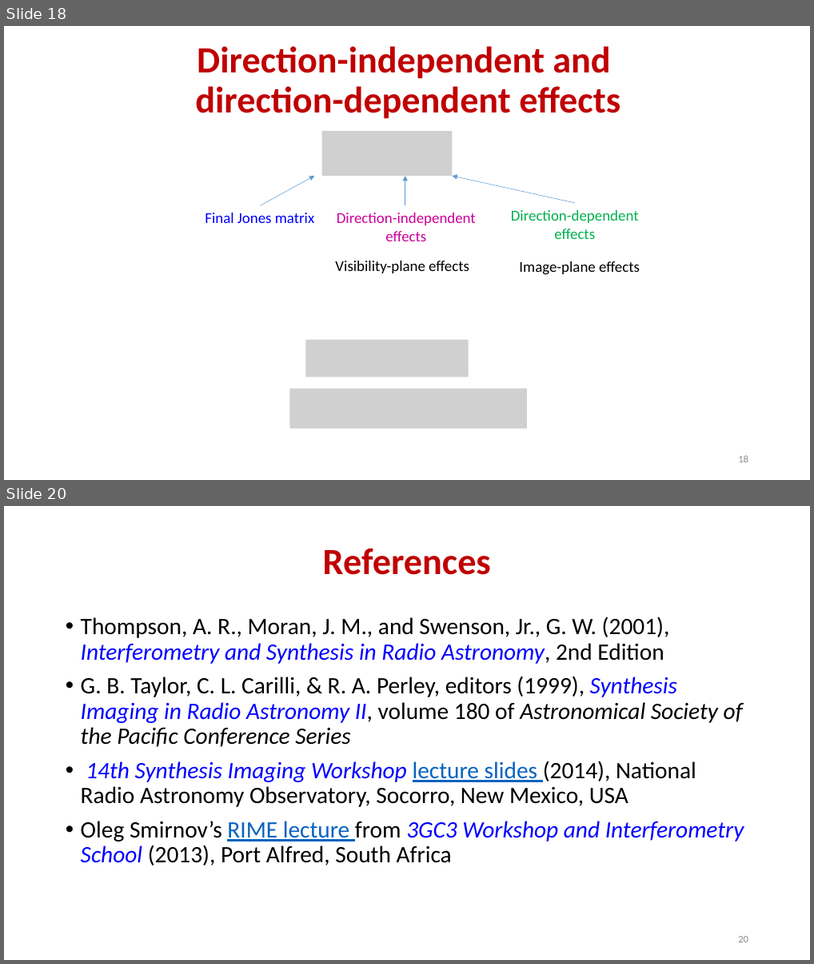
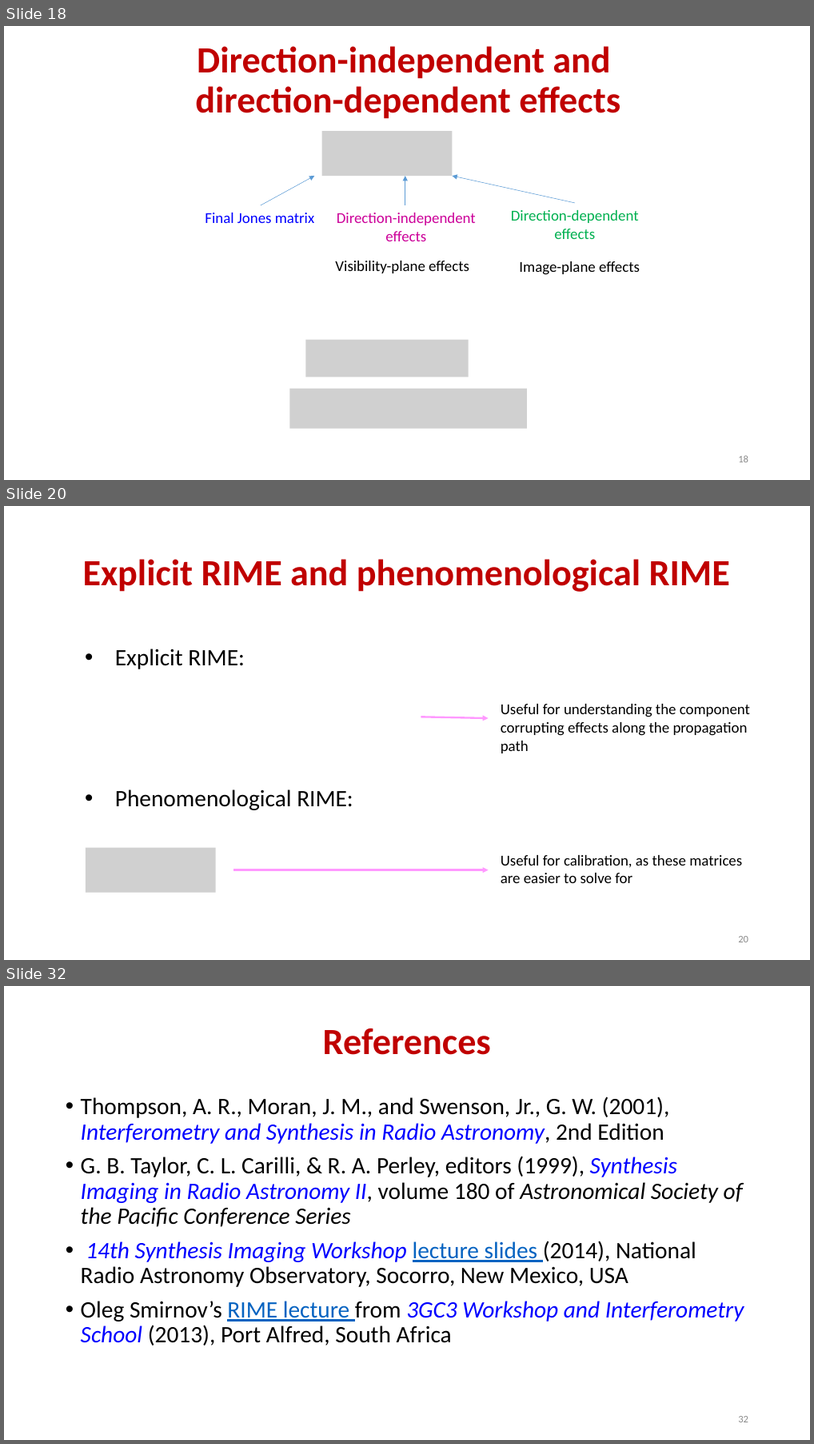
Before and after one commit to ratt-ru/ratt-interferometry-course, a slide deck: lectures/calibration/RIME.pptx. Shown one above the other, each under a label of ours: slides 18 and 20 before the commit, slides 18, 20 and 32 after it; the slides between them are not shown. The pictures are 814x964 and 814x1444 pixels, drawn with LibreOffice and Linux fonts; fonts in the diff are those of the drawing; grey boxes stand for pictures. Boxes give left, top, right and bottom in pixels: in the first picture for what was removed or moved away, otherwise in the second. Text is boxed around its words. In the diff, an @@ line names an element or a change of style, - is before the commit and + after.

```diff
--- a/lectures/calibration/RIME.pptx
+++ b/lectures/calibration/RIME.pptx
@@ slide 20 added at <box>4,506,810,960</box>, background #FFFFFF @@
@@ title added at <box>83,559,730,592</box>, 44 pt, text #C00000, bold @@
+Explicit RIME and phenomenological RIME
@@ text added at <box>115,648,245,669</box>, 28 pt, text #000000 @@
+• Explicit RIME:
@@ arrow added from (422, 716) to (489, 718), #FF99FF 2.25 pt @@
@@ text added at <box>501,704,750,753</box>, 18 pt, text #000000 @@
+Useful for understanding the component
+corrupting effects along the propagation
+path
@@ text added at <box>115,789,354,810</box>, 28 pt, text #000000 @@
+• Phenomenological RIME:
@@ picture added at <box>86,847,216,892</box> @@
@@ text added at <box>501,855,742,883</box>, 18 pt, text #000000 @@
+Useful for calibration, as these matrices
+are easier to solve for
@@ arrow added from (234, 869) to (489, 869), #FF99FF 2.25 pt @@
@@ page number added at <box>738,936,749,942</box>, 12 pt, text #8C8C8C @@
+20
@@ what was slide 20 is now slide 32 @@
@@ page number at <box>738,1416,749,1422</box>: text changed @@
-20
+32
```
Also in this commit, not shown: 3 slides changed, 11 other slides added, 2 other files.
